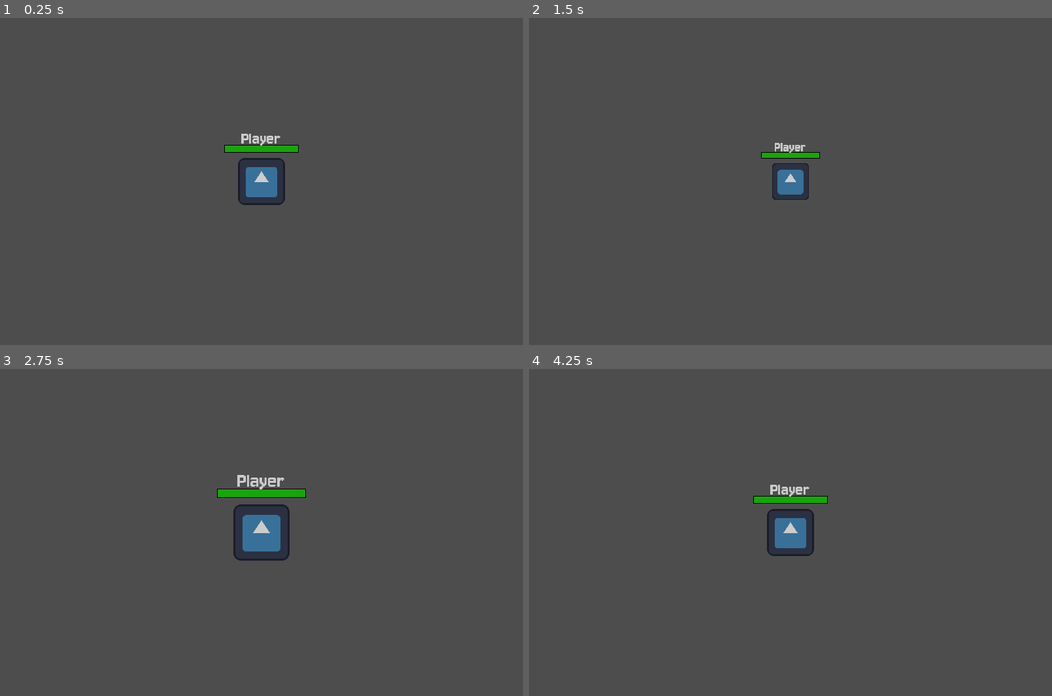
Above: before the commit, frames 1-4 (two rows, left to right).
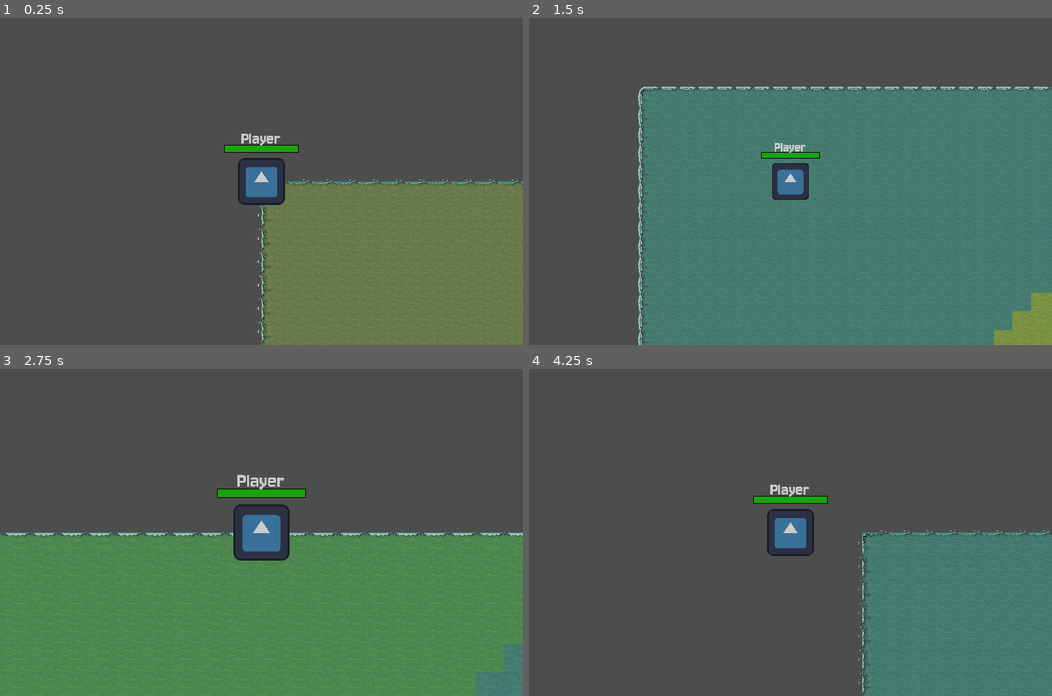
Above: after the commit, the same moments.

Repository: August099/juegoMulti
Game: Godot game, scene res://Escenario/world_generation.tscn
Two runs of this game, one before a commit and one after it. Both use one fixed random seed, a clock stepped at 60 frames per second and the inputs below. This scene is started directly instead of the project's main scene. The engine's default icon, where the game draws it, is replaced by a stand-in: a white triangle on a blue panel in a dark square.
Inputs (mouse positions are in pixels of both pictures, inside the frame that each line leads up to):
- Up to frame 1 (0.25 s): no input
- Up to frame 2 (1.5 s): tap Enter (ui_accept) at 0.5, 0.77, 1.07 s; move the mouse to (905, 165) at 0.52 s; hold D (MoveRight) 0.53-1.28 s; tap Mouse wheel up (ZoomIn) at 0.6 s; tap Mouse wheel down (ZoomOut) at 0.8, 1.35 s; move the mouse to (685, 197) at 1.27 s; hold S (MoveDown) from 1.28 s (still down)
- Up to frame 3 (2.75 s): tap Enter (ui_accept) at 1.52, 1.55, 1.82, 2.1 s; move the mouse to (313, 460) at 2.02 s; release S (MoveDown) at 2.03 s; hold D (MoveRight) from 2.03 s (still down); tap Mouse wheel up (ZoomIn) at 2.3 s
- Up to frame 4 (4.25 s): move the mouse to (764, 597) at 2.77 s; release D (MoveRight) at 2.78 s; hold W (MoveUp) 2.78-3.53 s; tap Tab (Tab) at 2.85 s; tap Enter (ui_accept) at 3.02, 3.32, 3.77, 3.8, 4.07 s; tap Mouse wheel down (ZoomOut) at 3.05 s; move the mouse to (947, 581) at 3.52 s; hold A (MoveLeft) from 3.53 s (still down); tap Mouse wheel up (ZoomIn) at 3.6 s

The runs differ from the first frame. In frame 1, 25% of the frame differs, in the area x 49-100%, y 49-100%; in frame 2, 61%, in the area x 20-100%, y 21-100%; in frame 3, 49%; in frame 4, 18%.
Error before the commit: Invalid access to property or key 'movement_unlocked' on a base object of type 'null instance'. (res://Scripts/player.gd:32)

Commit message:
cambios menores

Diff:
--- a/Escenario/world_generation.gd
+++ b/Escenario/world_generation.gd
@@ -90,9 +90,9 @@
 			counter += 1
 			# Usar un valor mas alto hace que se cargue mas rapido el mapa pero haya
 			# mayor posibilidad de que se caiga el multi, y viceversa
-			if counter % 100 == 0:
+			#if counter % 100 == 0:
 				#print("Almost crashed", counter)
-				await get_tree().process_frame
+				# await get_tree().process_frame
 
 	switch_biome_probability(source_arr[0], 1)
 	tile_map.set_cells_terrain_connect(ground_layer, grass_tiles.color_0, 0, 0)
@@ -117,7 +117,7 @@
 	set_decoration_world()
 
 	# Si ya se cargo todo pongo el player en ready
-	get_parent().player_ready()
+	# get_parent().player_ready()
 
 func set_decoration_world():
 	for x in range(width):
--- a/Scripts/player.gd
+++ b/Scripts/player.gd
@@ -26,11 +26,11 @@
 @onready var input := $PlayerInput
 
 func _physics_process(delta):
-	if !is_multiplayer_authority():
-		return
+	#if !is_multiplayer_authority():
+	#	return
 
-	if not multiplayer_node.movement_unlocked:
-		return
+	#if not multiplayer_node.movement_unlocked:
+	#	return
 
 	var dir : Vector2 = input.move_direction
 	var friction_x := true
--- /dev/null
+++ b/pruebas augusto/main.gd
@@ -0,0 +1,10 @@
+extends Node
+
+@onready var addres = $UI/BoxContainer/VBoxContainer/LineEdit.text
+
+func _on_host_pressed():
+	$ServerManager.CreateServer()
+	$UI.hide()
+
+func _on_join_pressed():
+	$ServerManager.CreateClient(addres)
--- /dev/null
+++ b/pruebas augusto/main.tscn
@@ -0,0 +1,70 @@
+[gd_scene load_steps=5 format=3 uid="uid://c872gaatnub3t"]
+
+[ext_resource type="Script" path="res://pruebas augusto/main.gd" id="1_04fxn"]
+[ext_resource type="Texture2D" uid="uid://c0dshid8bvmgb" path="res://icon.svg" id="2_1xs7b"]
+[ext_resource type="Script" path="res://pruebas augusto/multiplayer.gd" id="2_71uc5"]
+[ext_resource type="PackedScene" uid="uid://4txubk8awvn3" path="res://pruebas augusto/player.tscn" id="3_dm6qo"]
+
+[node name="main" type="Node"]
+script = ExtResource("1_04fxn")
+
+[node name="UI" type="Control" parent="."]
+z_index = 1
+layout_mode = 3
+anchors_preset = 15
+anchor_right = 1.0
+anchor_bottom = 1.0
+grow_horizontal = 2
+grow_vertical = 2
+
+[node name="BoxContainer" type="BoxContainer" parent="UI"]
+layout_mode = 1
+anchors_preset = 8
+anchor_left = 0.5
+anchor_top = 0.5
+anchor_right = 0.5
+anchor_bottom = 0.5
+offset_left = -66.5
+offset_top = -50.5
+offset_right = 66.5
+offset_bottom = 50.5
+grow_horizontal = 2
+grow_vertical = 2
+
+[node name="VBoxContainer" type="VBoxContainer" parent="UI/BoxContainer"]
+layout_mode = 2
+size_flags_horizontal = 4
+size_flags_vertical = 4
+
+[node name="LineEdit" type="LineEdit" parent="UI/BoxContainer/VBoxContainer"]
+layout_mode = 2
+text = "127.0.0.1"
+
+[node name="host" type="Button" parent="UI/BoxContainer/VBoxContainer"]
+layout_mode = 2
+text = "Crear partida"
+
+[node name="join" type="Button" parent="UI/BoxContainer/VBoxContainer"]
+layout_mode = 2
+text = "Unirse a partida"
+
+[node name="room" type="Node2D" parent="."]
+
+[node name="ColorRect" type="Sprite2D" parent="room"]
+position = Vector2(684, 339)
+scale = Vector2(11.6875, 6.29688)
+texture = ExtResource("2_1xs7b")
+
+[node name="ServerManager" type="Node" parent="." node_paths=PackedStringArray("main_scene")]
+script = ExtResource("2_71uc5")
+Player = ExtResource("3_dm6qo")
+main_scene = NodePath("../room")
+port = "3050"
+max_clients = 10
+
+[node name="MultiplayerSpawner" type="MultiplayerSpawner" parent="."]
+_spawnable_scenes = PackedStringArray("res://pruebas augusto/player.tscn")
+spawn_path = NodePath("../room")
+
+[connection signal="pressed" from="UI/BoxContainer/VBoxContainer/host" to="." method="_on_host_pressed"]
+[connection signal="pressed" from="UI/BoxContainer/VBoxContainer/join" to="." method="_on_join_pressed"]
--- /dev/null
+++ b/pruebas augusto/multiplayer.gd
@@ -0,0 +1,42 @@
+class_name ServerManager
+extends Node
+
+
+@export_category("Player")
+@export var Player: PackedScene
+
+@export_category("Path")
+@export var main_scene: Node
+
+@export_category("Atribites")
+@export var addres: String
+@export var port: String
+@export var max_clients: int
+
+var peer = ENetMultiplayerPeer.new()
+enum connection {SERVER, CLIENT}
+
+func CreateServer(_port: String = port):
+	peer.create_server(_port.to_int(), max_clients)
+	checkConnection(connection.SERVER)
+	multiplayer.multiplayer_peer = peer
+	multiplayer.peer_connected.connect(player_connected)
+	player_connected()
+
+func CreateClient(_address: String = addres, _port: String = port):
+	peer.create_client(_address, _port.to_int())
+	checkConnection(connection.CLIENT)
+	multiplayer.multiplayer_peer = peer
+
+func player_connected(id: int = 1):
+	var player = Player.instantiate()
+	player.name = str(id)
+	main_scene.add_child(player, true)
+
+func checkConnection(type: connection):
+	if peer.get_connection_status() == MultiplayerPeer.CONNECTION_DISCONNECTED:
+		if type == connection.SERVER:
+			OS.alert("Error al crear el servidor", "Error de red")
+		else:
+			OS.alert("Error al unirse a la partida", "Error en el servidor")
+		return
--- /dev/null
+++ b/pruebas augusto/player.gd
@@ -0,0 +1,38 @@
+extends CharacterBody2D
+
+var moving = false
+var speed = 300 #2000
+var maxSpeed = 500 #15000
+var friction = 0.2
+
+@onready var camera = $Camera2D
+
+func _enter_tree():
+	set_multiplayer_authority(name.to_int())
+
+func _ready():
+		if is_multiplayer_authority():
+			camera.make_current()
+
+func _physics_process(delta):
+	if !is_multiplayer_authority():
+		return
+
+	var dir : Vector2 = Input.get_vector("MoveLeft", "MoveRight", "MoveUp", "MoveDown")
+
+	if dir:
+		velocity = dir * speed
+	else:
+		velocity = Vector2(0, 0)
+
+	move_and_slide()
+
+func _input(event):
+	if Input.is_action_just_pressed('ZoomIn'):
+		var zoom_value = camera.zoom.x + 0.2
+		camera.zoom = Vector2(zoom_value, zoom_value)
+	if Input.is_action_just_pressed('ZoomOut'):
+		var zoom_value = camera.zoom.x - 0.2
+		camera.zoom = Vector2(zoom_value, zoom_value)
+	if Input.is_action_just_pressed("ui_accept"):
+		get_tree().reload_current_scene()
--- /dev/null
+++ b/pruebas augusto/player.tscn
@@ -0,0 +1,30 @@
+[gd_scene load_steps=5 format=3 uid="uid://4txubk8awvn3"]
+
+[ext_resource type="Texture2D" uid="uid://ukalkt6myp2p" path="res://assets/Units/Black Units/Archer/Archer_Run.png" id="1_pu8iw"]
+[ext_resource type="Script" path="res://pruebas augusto/player.gd" id="1_w7ibk"]
+
+[sub_resource type="RectangleShape2D" id="RectangleShape2D_mtxkp"]
+size = Vector2(44, 59)
+
+[sub_resource type="SceneReplicationConfig" id="SceneReplicationConfig_yphoq"]
+properties/0/path = NodePath(".:position")
+properties/0/spawn = true
+properties/0/sync = true
+properties/0/watch = false
+
+[node name="player" type="CharacterBody2D"]
+script = ExtResource("1_w7ibk")
+
+[node name="CollisionShape2D" type="CollisionShape2D" parent="."]
+position = Vector2(-2, 0.5)
+shape = SubResource("RectangleShape2D_mtxkp")
+
+[node name="Sprite2D" type="Sprite2D" parent="."]
+texture = ExtResource("1_pu8iw")
+hframes = 4
+
+[node name="Camera2D" type="Camera2D" parent="."]
+z_index = 10
+
+[node name="MultiplayerSynchronizer" type="MultiplayerSynchronizer" parent="."]
+replication_config = SubResource("SceneReplicationConfig_yphoq")
